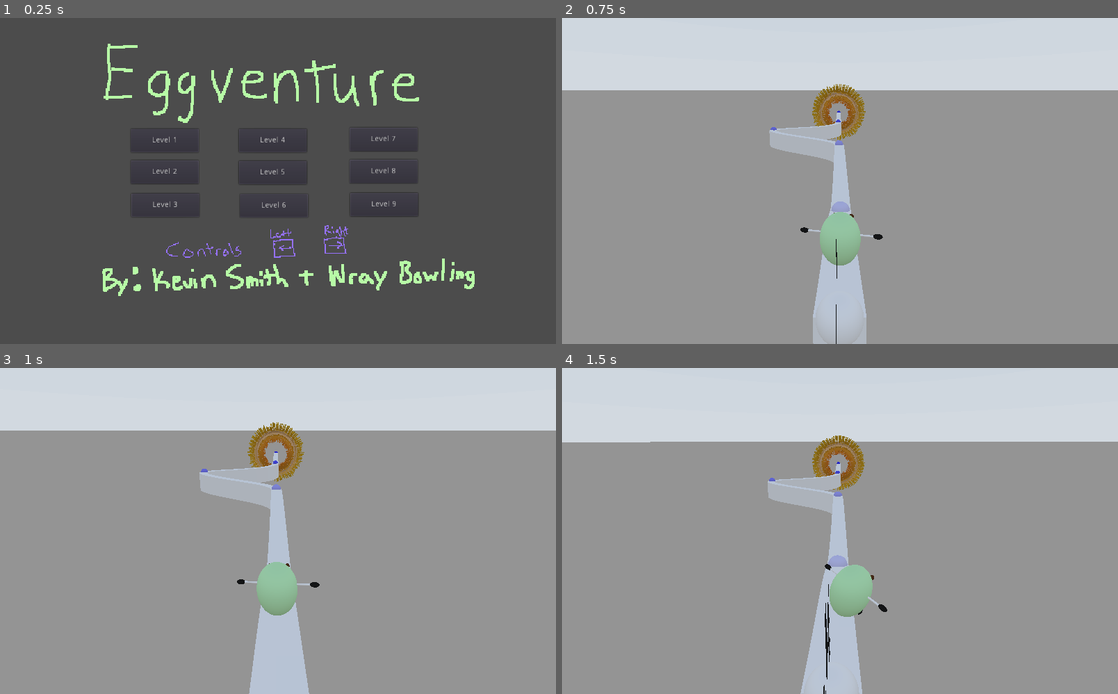
Above: before the commit, frames 1-4 (two rows, left to right).
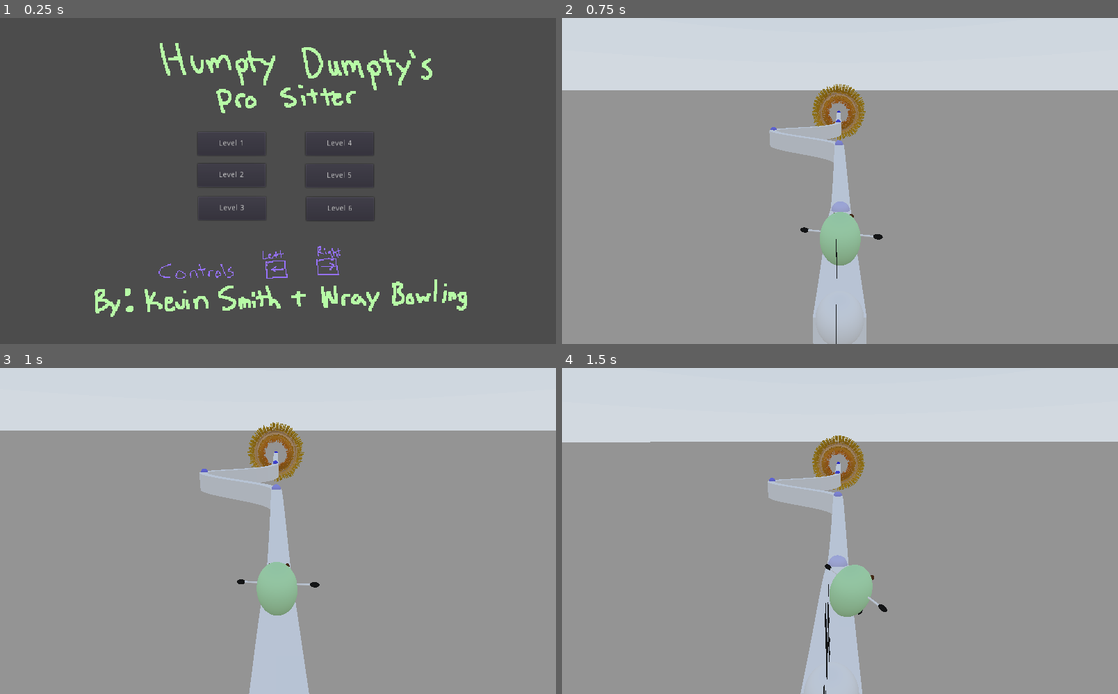
Above: after the commit, the same moments.

Repository: kevinms/godot-wild-jam-28
Game: Godot game, scene res://ui/MainMenu.tscn
Same seed, same stepped clock (60 frames per second), same inputs: the game is played once before the commit and once after it. A sky picture missing from this copy of the repository is replaced by a grey-blue gradient.
Inputs:
- Up to frame 1 (0.25 s): no input
- Up to frame 2 (0.75 s): click "Level 1" at 0.5 s
- Up to frame 3 (1 s): no input
- Up to frame 4 (1.5 s): tap Enter (ui_accept) at 1.25 s; hold Right (ui_right) from 1.28 s (still down)

The runs differ from the first frame. In frame 1, 6.7% of the frame differs, in the area x 17-86%, y 7-92%; in frame 2, nothing differs; in frame 3, nothing differs; in frame 4, nothing differs.

Commit message:
Updated main menu.

Diff:
--- a/ui/MainMenu.tscn
+++ b/ui/MainMenu.tscn
@@ -7,10 +7,10 @@
 script = ExtResource( 2 )
 
 [node name="TextureRect" type="TextureRect" parent="."]
-margin_left = 170.113
-margin_top = -7.37857
-margin_right = 878.113
-margin_bottom = 523.621
+margin_left = 156.097
+margin_top = 31.9991
+margin_right = 864.097
+margin_bottom = 562.999
 texture = ExtResource( 1 )
 expand = true
 __meta__ = {
@@ -18,66 +18,67 @@
 }
 
 [node name="Level1" type="Button" parent="."]
-margin_left = 240.788
-margin_top = 203.637
-margin_right = 365.788
-margin_bottom = 246.637
+margin_left = 363.593
+margin_top = 209.644
+margin_right = 488.593
+margin_bottom = 252.644
 text = "Level 1"
 __meta__ = {
 "_edit_use_anchors_": false
 }
 
 [node name="Level2" type="Button" parent="."]
-margin_left = 240.788
-margin_top = 262.437
-margin_right = 365.788
-margin_bottom = 305.437
+margin_left = 363.593
+margin_top = 268.444
+margin_right = 488.593
+margin_bottom = 311.444
 text = "Level 2"
 __meta__ = {
 "_edit_use_anchors_": false
 }
 
 [node name="Level3" type="Button" parent="."]
-margin_left = 242.123
-margin_top = 323.172
-margin_right = 367.123
-margin_bottom = 366.172
+margin_left = 364.928
+margin_top = 329.179
+margin_right = 489.928
+margin_bottom = 372.179
 text = "Level 3"
 __meta__ = {
 "_edit_use_anchors_": false
 }
 
 [node name="Level4" type="Button" parent="."]
-margin_left = 440.346
-margin_top = 204.304
-margin_right = 565.346
-margin_bottom = 247.304
+margin_left = 563.151
+margin_top = 210.311
+margin_right = 688.151
+margin_bottom = 253.311
 text = "Level 4"
 __meta__ = {
 "_edit_use_anchors_": false
 }
 
 [node name="Level5" type="Button" parent="."]
-margin_left = 440.346
-margin_top = 263.104
-margin_right = 565.346
-margin_bottom = 306.104
+margin_left = 563.151
+margin_top = 269.111
+margin_right = 688.151
+margin_bottom = 312.111
 text = "Level 5"
 __meta__ = {
 "_edit_use_anchors_": false
 }
 
 [node name="Level6" type="Button" parent="."]
-margin_left = 441.681
-margin_top = 323.84
-margin_right = 566.681
-margin_bottom = 366.84
+margin_left = 564.486
+margin_top = 329.846
+margin_right = 689.486
+margin_bottom = 372.846
 text = "Level 6"
 __meta__ = {
 "_edit_use_anchors_": false
 }
 
 [node name="Level7" type="Button" parent="."]
+visible = false
 margin_left = 643.909
 margin_top = 202.302
 margin_right = 768.909
@@ -88,6 +89,7 @@
 }
 
 [node name="Level8" type="Button" parent="."]
+visible = false
 margin_left = 643.909
 margin_top = 261.102
 margin_right = 768.909
@@ -98,6 +100,7 @@
 }
 
 [node name="Level9" type="Button" parent="."]
+visible = false
 margin_left = 645.244
 margin_top = 321.837
 margin_right = 770.244
Binary file changed: ui/title.png
Not shown, changed: ui/title.xcf
